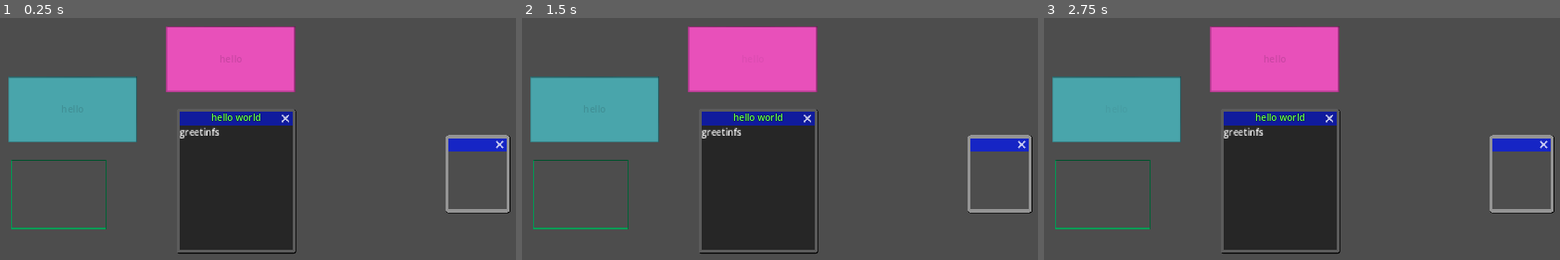
Above: before the commit, frames 1-3 (left to right).
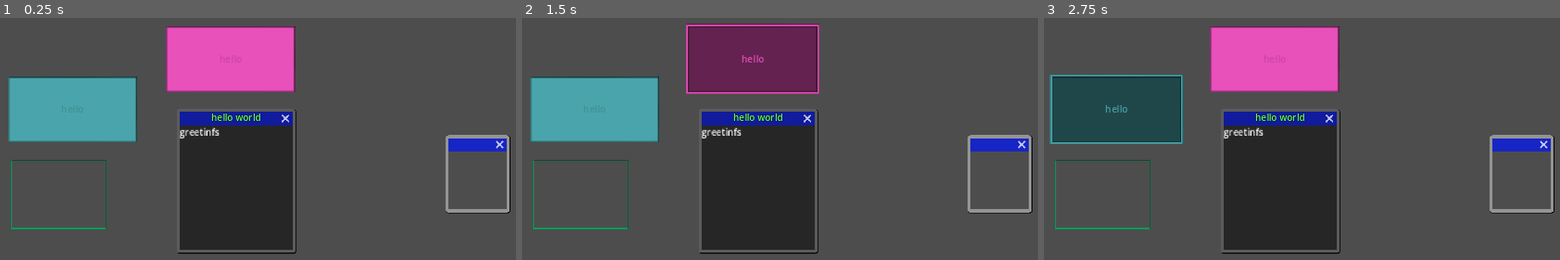
Above: after the commit, the same moments.

Repository: ktosox/GWJ71
Game: Godot game, scene res://tests/theme_design.tscn
Same seed, same stepped clock (60 frames per second), same inputs: the game is played once before the commit and once after it. The project has no main scene, so this scene is started directly.
Inputs:
- Up to frame 1 (0.25 s): no input
- Up to frame 2 (1.5 s): click "hello" at 0.5 s; click "hello" at 1.25 s
- Up to frame 3 (2.75 s): click "hello" at 2 s

The runs differ from the first frame. In frame 1, 0.9% of the frame differs, in the area x 1-58%, y 3-52%; in frame 2, 7.9%; in frame 3, 7.9%, in the area x 1-58%, y 3-53%.

Commit message:
adde a cool little dial

Diff:
--- /dev/null
+++ b/Game/parts/dial.tscn
@@ -0,0 +1,86 @@
+[gd_scene load_steps=8 format=3 uid="uid://ds4t0bl306530"]
+
+[ext_resource type="Texture2D" uid="uid://cmbu06e8txs5k" path="res://resources/UI/dial/dial_outside.png" id="1_8e1ac"]
+[ext_resource type="Texture2D" uid="uid://caogp1nmmp35n" path="res://resources/UI/dial/dial_inside.png" id="2_jiixf"]
+[ext_resource type="Texture2D" uid="uid://djqdwvpap55dt" path="res://resources/UI/dial/dial_center.png" id="3_eet0o"]
+
+[sub_resource type="Animation" id="Animation_7ah2l"]
+resource_name = "new_animation"
+length = 4.0
+loop_mode = 1
+tracks/0/type = "value"
+tracks/0/imported = false
+tracks/0/enabled = true
+tracks/0/path = NodePath("..:rotation")
+tracks/0/interp = 1
+tracks/0/loop_wrap = true
+tracks/0/keys = {
+"times": PackedFloat32Array(0, 1.18419, 1.9, 2.7, 3.3),
+"transitions": PackedFloat32Array(1, 0.5, 1, 2, -2),
+"update": 0,
+"values": [0.0, 1.58476, -0.872665, -0.174533, 0.872665]
+}
+
+[sub_resource type="Animation" id="Animation_n3eig"]
+length = 0.001
+tracks/0/type = "value"
+tracks/0/imported = false
+tracks/0/enabled = true
+tracks/0/path = NodePath("..:rotation")
+tracks/0/interp = 1
+tracks/0/loop_wrap = true
+tracks/0/keys = {
+"times": PackedFloat32Array(0),
+"transitions": PackedFloat32Array(1),
+"update": 0,
+"values": [0.0]
+}
+
+[sub_resource type="AnimationLibrary" id="AnimationLibrary_cjq5m"]
+_data = {
+"RESET": SubResource("Animation_n3eig"),
+"new_animation": SubResource("Animation_7ah2l")
+}
+
+[sub_resource type="Curve" id="Curve_rp4rj"]
+_data = [Vector2(0, 1), 0.0, 0.0, 0, 0, Vector2(1, 0), -2.17869, 0.0, 0, 0]
+point_count = 2
+
+[node name="Dial" type="Node2D"]
+position = Vector2(442, 300)
+
+[node name="Outside" type="Sprite2D" parent="."]
+modulate = Color(0.327822, 0.000641102, 0.879875, 1)
+texture = ExtResource("1_8e1ac")
+
+[node name="Inside" type="Sprite2D" parent="."]
+texture = ExtResource("2_jiixf")
+
+[node name="Center" type="Sprite2D" parent="."]
+texture = ExtResource("3_eet0o")
+
+[node name="AnimationPlayer" type="AnimationPlayer" parent="Center"]
+root_node = NodePath("../Line2D")
+libraries = {
+"": SubResource("AnimationLibrary_cjq5m")
+}
+
+[node name="Line2D" type="Line2D" parent="Center"]
+points = PackedVector2Array(0, 0, 0, -140)
+width = 50.0
+width_curve = SubResource("Curve_rp4rj")
+default_color = Color(0, 0, 0, 1)
+
+[node name="NamePlate" type="Polygon2D" parent="."]
+color = Color(0.54902, 0.407843, 0, 1)
+polygon = PackedVector2Array(-105, 66, -99, 139, 95, 136, 97, 64)
+
+[node name="Label" type="Label" parent="NamePlate"]
+offset_left = -94.0
+offset_top = 74.0
+offset_right = 91.0
+offset_bottom = 130.0
+theme_override_colors/font_color = Color(0, 0, 0, 1)
+text = "name goes here"
+horizontal_alignment = 1
+vertical_alignment = 1
--- a/Game/tests/test_swapper_window.tscn
+++ b/Game/tests/test_swapper_window.tscn
@@ -1,6 +1,7 @@
-[gd_scene load_steps=2 format=3 uid="uid://bxalcd7oub5gi"]
+[gd_scene load_steps=3 format=3 uid="uid://bxalcd7oub5gi"]
 
 [ext_resource type="Script" path="res://tests/test_swapper_window.gd" id="1_a4lh8"]
+[ext_resource type="PackedScene" uid="uid://b3fa0c33wbe13" path="res://window/swapper_mini_game.tscn" id="2_gfvk2"]
 
 [node name="TestSwapperWindow" type="Control"]
 layout_mode = 3
@@ -10,3 +11,10 @@
 grow_horizontal = 2
 grow_vertical = 2
 script = ExtResource("1_a4lh8")
+
+[node name="SwapperMiniGame" parent="." instance=ExtResource("2_gfvk2")]
+layout_mode = 0
+offset_left = 252.0
+offset_top = 218.0
+offset_right = 612.0
+offset_bottom = 418.0
--- a/Game/tests/theme_design.tscn
+++ b/Game/tests/theme_design.tscn
@@ -10,25 +10,9 @@
 texture_margin_right = 4.0
 texture_margin_bottom = 4.0
 region_rect = Rect2(2, 2, 36, 36)
+modulate_color = Color(0.43134, 0.43134, 0.43134, 1)
 
 [sub_resource type="StyleBoxTexture" id="StyleBoxTexture_r3gbi"]
-texture = ExtResource("1_djokj")
-texture_margin_left = 4.0
-texture_margin_top = 4.0
-texture_margin_right = 4.0
-texture_margin_bottom = 4.0
-region_rect = Rect2(2, 2, 36, 36)
-modulate_color = Color(0.473976, 0.473976, 0.473976, 1)
-
-[sub_resource type="StyleBoxTexture" id="StyleBoxTexture_50jt3"]
-texture = ExtResource("1_djokj")
-texture_margin_left = 4.0
-texture_margin_top = 4.0
-texture_margin_right = 4.0
-texture_margin_bottom = 4.0
-region_rect = Rect2(2, 2, 36, 36)
-
-[sub_resource type="StyleBoxTexture" id="StyleBoxTexture_k26q1"]
 texture = ExtResource("1_djokj")
 texture_margin_left = 4.0
 texture_margin_top = 4.0
@@ -39,7 +23,22 @@
 expand_margin_right = 4.0
 expand_margin_bottom = 4.0
 region_rect = Rect2(2, 2, 36, 36)
-draw_center = false
+
+[sub_resource type="StyleBoxTexture" id="StyleBoxTexture_50jt3"]
+texture = ExtResource("1_djokj")
+texture_margin_left = 4.0
+texture_margin_top = 4.0
+texture_margin_right = 4.0
+texture_margin_bottom = 4.0
+region_rect = Rect2(1, 1, 38, 38)
+
+[sub_resource type="StyleBoxTexture" id="StyleBoxTexture_k26q1"]
+texture = ExtResource("1_djokj")
+texture_margin_left = 4.0
+texture_margin_top = 4.0
+texture_margin_right = 4.0
+texture_margin_bottom = 4.0
+region_rect = Rect2(2, 2, 36, 36)
 
 [sub_resource type="StyleBoxFlat" id="StyleBoxFlat_qggwc"]
 bg_color = Color(0.0886297, 0.145096, 0.772723, 1)
--- a/Game/window/swapper_mini_game.tscn
+++ b/Game/window/swapper_mini_game.tscn
@@ -3,3 +3,34 @@
 [node name="SwapperMiniGame" type="ColorRect"]
 custom_minimum_size = Vector2(360, 200)
 color = Color(0.741176, 0.419608, 0.419608, 1)
+
+[node name="Layout" type="HBoxContainer" parent="."]
+custom_minimum_size = Vector2(0, 80)
+layout_mode = 1
+anchors_preset = 14
+anchor_top = 0.5
+anchor_right = 1.0
+anchor_bottom = 0.5
+grow_horizontal = 2
+grow_vertical = 2
+alignment = 1
+
+[node name="ColorRect" type="ColorRect" parent="Layout"]
+custom_minimum_size = Vector2(64, 0)
+layout_mode = 2
+size_flags_horizontal = 6
+
+[node name="ColorRect2" type="ColorRect" parent="Layout"]
+custom_minimum_size = Vector2(64, 0)
+layout_mode = 2
+size_flags_horizontal = 6
+
+[node name="ColorRect3" type="ColorRect" parent="Layout"]
+custom_minimum_size = Vector2(64, 0)
+layout_mode = 2
+size_flags_horizontal = 6
+
+[node name="ColorRect4" type="ColorRect" parent="Layout"]
+custom_minimum_size = Vector2(64, 0)
+layout_mode = 2
+size_flags_horizontal = 6
Binary file added: Game/resources/UI/dial/dial_center.png
Not shown, added: Game/resources/UI/dial/dial_center.png.import
Binary file added: Game/resources/UI/dial/dial_inside.png
Not shown, added: Game/resources/UI/dial/dial_inside.png.import
Binary file added: Game/resources/UI/dial/dial_outside.png
Not shown, added: Game/resources/UI/dial/dial_outside.png.import
Not shown, added: raw_assets/dial.xcf
